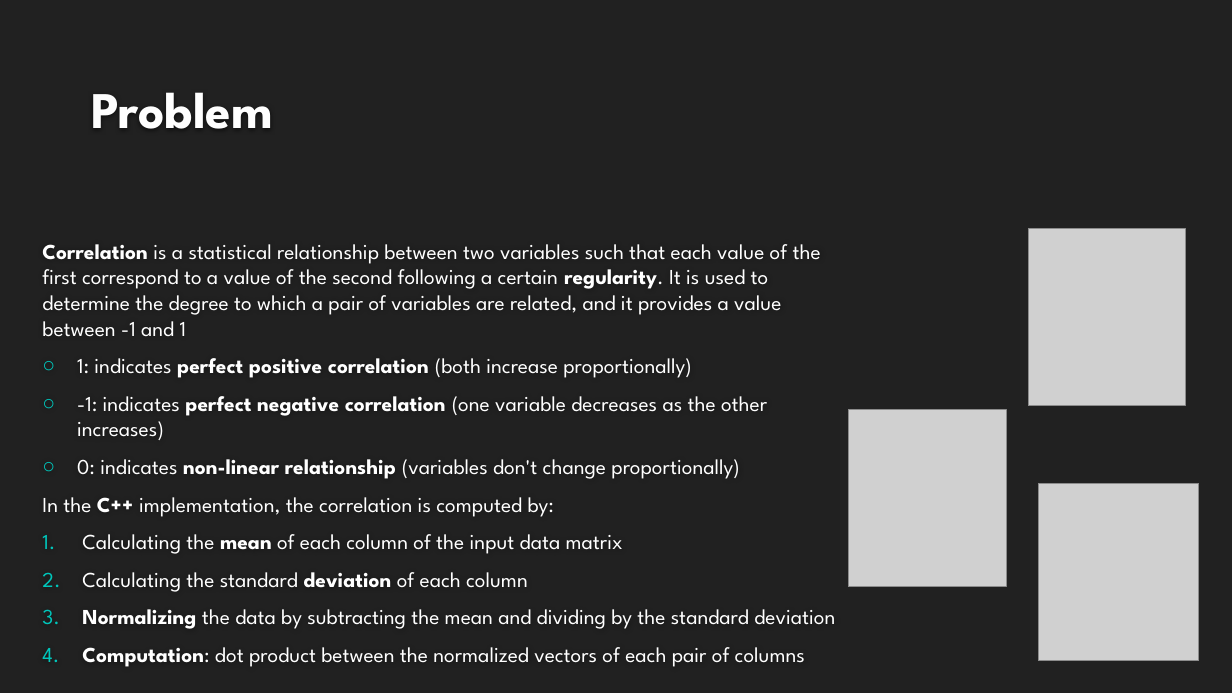
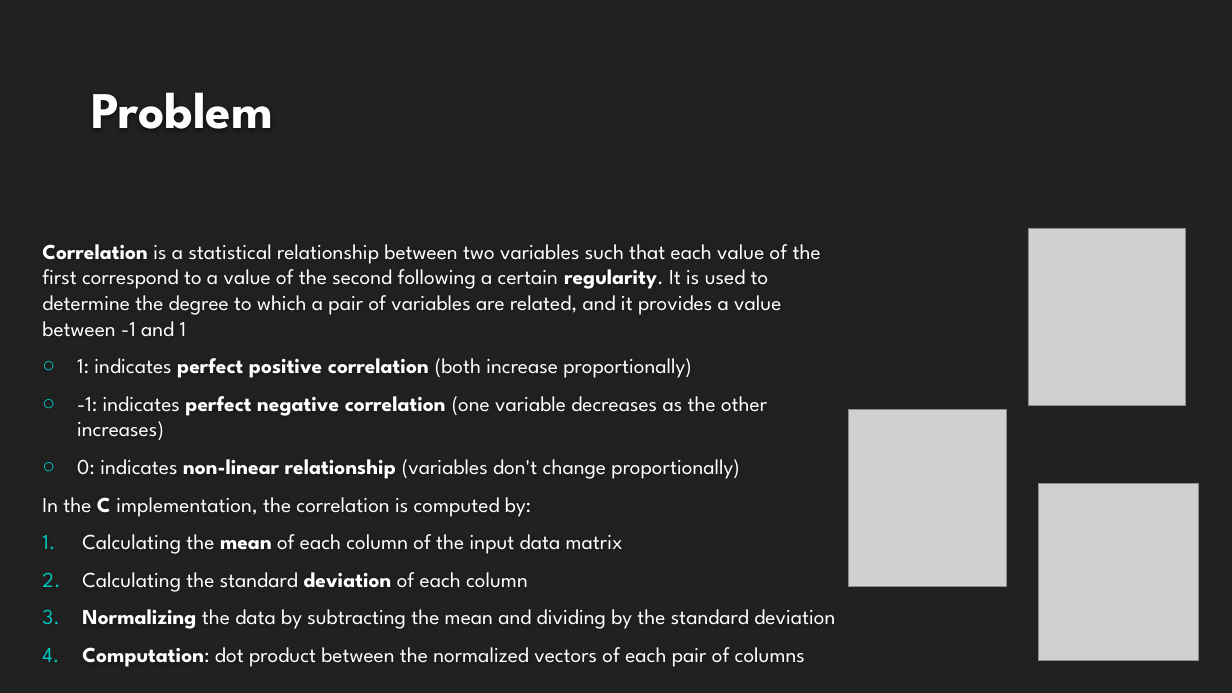
Before and after one commit to magicoderx/hpc-project, a slide deck: slide 2 of Progetto_HPC.pptx. Drawn at 1232x693 pixels with LibreOffice and Linux fonts; fonts in the diff are those of the drawing; grey boxes stand for pictures; background and template pictures are left out. Boxes give left, top, right and bottom in pixels: in the first picture for what was removed or moved away, otherwise in the second. Text is boxed around its words. In the diff, an @@ line names an element or a change of style, - is before the commit and + after.

```diff
--- a/Progetto_HPC.pptx
+++ b/Progetto_HPC.pptx
@@ text at <box>42,497,531,517</box>: text changed @@
-In the C++ implementation, the correlation is computed by:
+In the C implementation, the correlation is computed by:
```
Also in this commit, not shown: 1 slide added.
